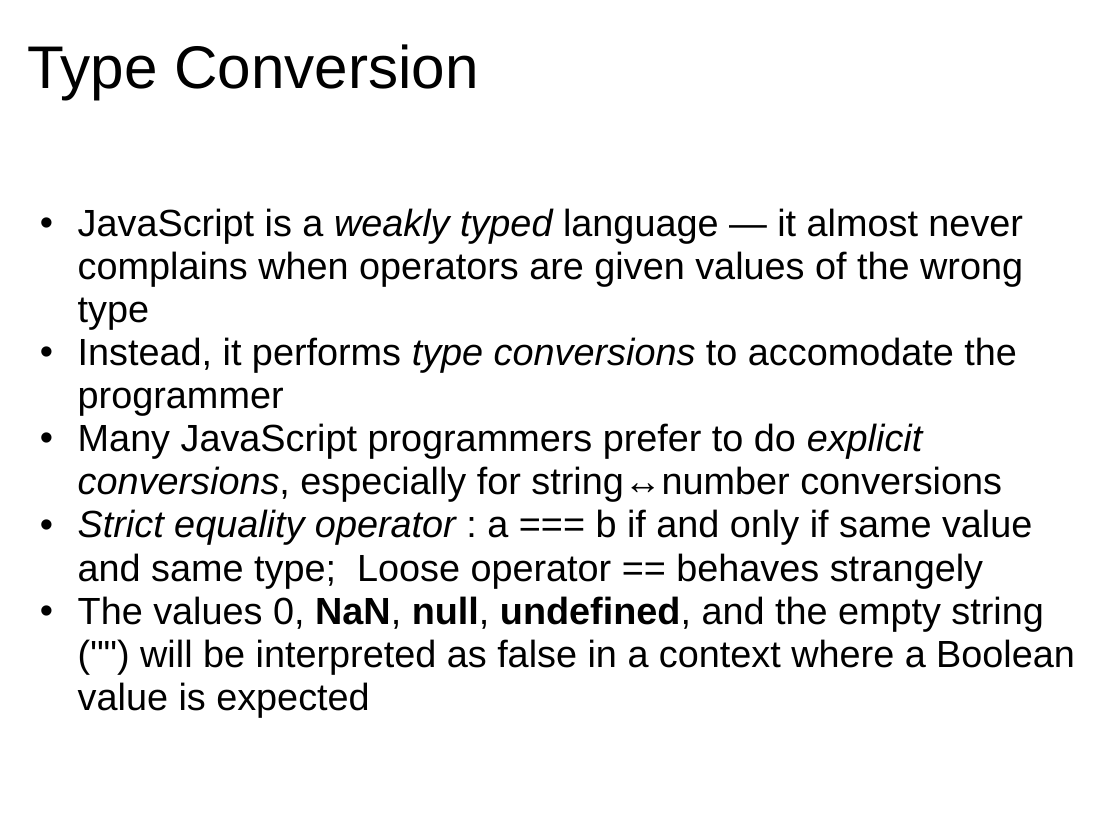
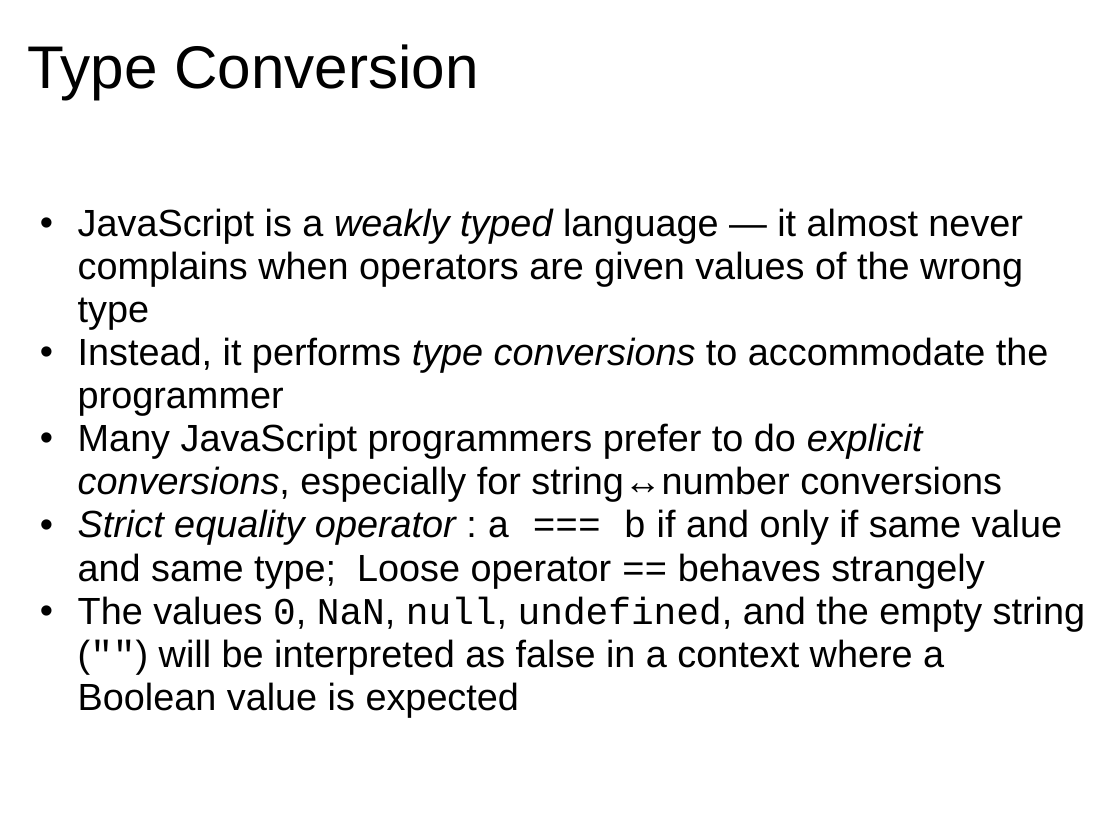
Before and after one commit to dondi/javascript-book, a slide deck: slide 31 of presentations/Chapter_3_Presentation.ppt. Drawn at 1120x840 pixels with LibreOffice and Linux fonts; fonts in the diff are those of the drawing; background and template pictures are left out. Boxes give left, top, right and bottom in pixels: in the first picture for what was removed or moved away, otherwise in the second. Text is boxed around its words. In the diff, an @@ line names an element or a change of style, - is before the commit and + after.

```diff
--- a/presentations/Chapter_3_Presentation.ppt
+++ b/presentations/Chapter_3_Presentation.ppt
@@ text at [78,337,1049,415]: text changed @@
-  • Instead, it performs type conversions to accomodate the programmer
+  • Instead, it performs type conversions to accommodate the programmer
@@ text at [78,509,1085,717]: font Arial to Courier New in "a === b ==", "0, NaN, null, undefined, ("")"; bold off in "NaN, null, undefined," @@
```
Also in this commit, not shown: 21 other slides changed, 1 other file.
